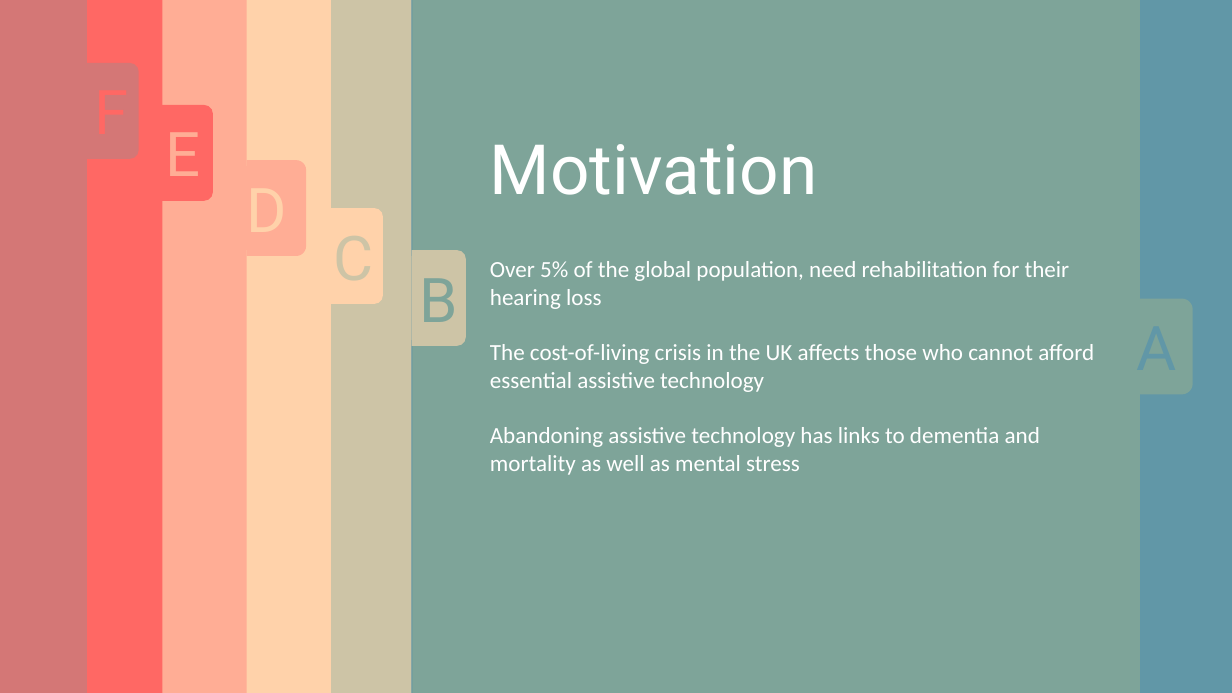
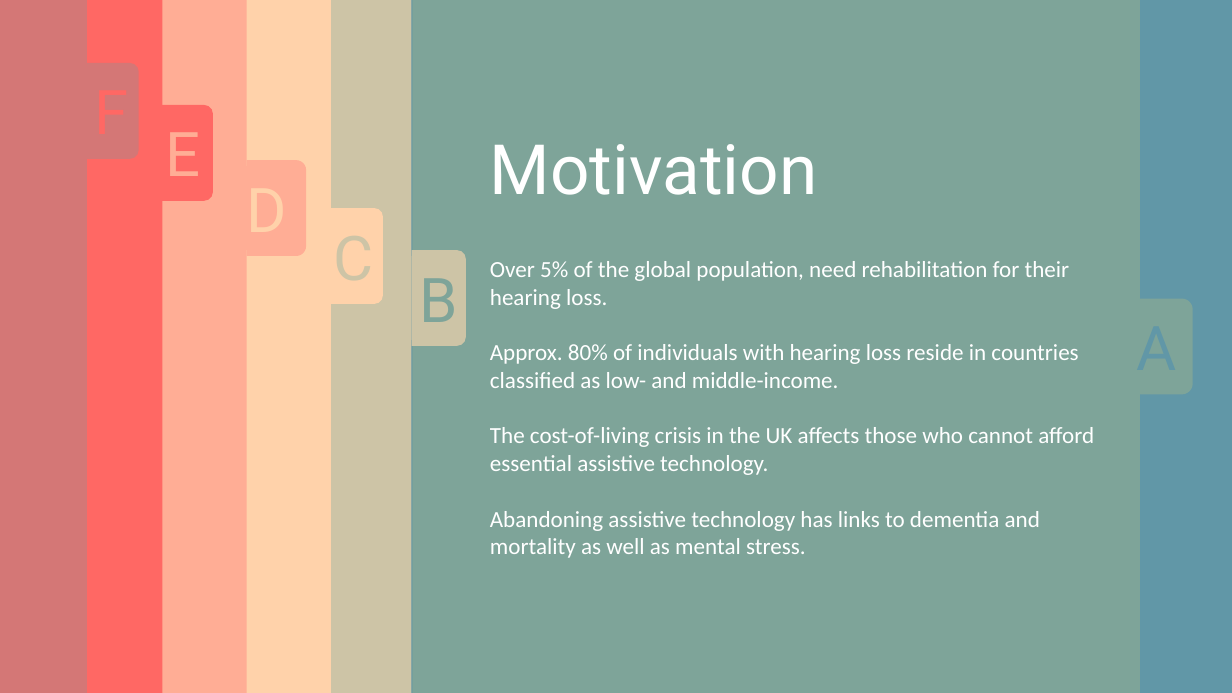
Before and after one commit to deden3791/L4Project, a slide deck: slide 2 of presentation/PresentationSlides.pptx. Drawn at 1232x693 pixels with LibreOffice and Linux fonts; fonts in the diff are those of the drawing. Boxes give left, top, right and bottom in pixels: in the first picture for what was removed or moved away, otherwise in the second. Text is boxed around its words. In the diff, an @@ line names an element or a change of style, - is before the commit and + after.

```diff
--- a/presentation/PresentationSlides.pptx
+++ b/presentation/PresentationSlides.pptx
@@ text at bbox=[490, 261, 1094, 558]: text changed @@
-Over 5% of the global population, need rehabilitation for their hearing loss
-The cost-of-living crisis in the UK affects those who cannot afford essential assistive technology
-Abandoning assistive technology has links to dementia and mortality as well as mental stress
+Over 5% of the global population, need rehabilitation for their hearing loss.
+Approx. 80% of individuals with hearing loss reside in countries classified as low- and middle-income.
+The cost-of-living crisis in the UK affects those who cannot afford essential assistive technology.
+Abandoning assistive technology has links to dementia and mortality as well as mental stress.
```
Also in this commit, not shown: 19 other slides changed, 5 slides added, 4 slides removed, 4 other files.
